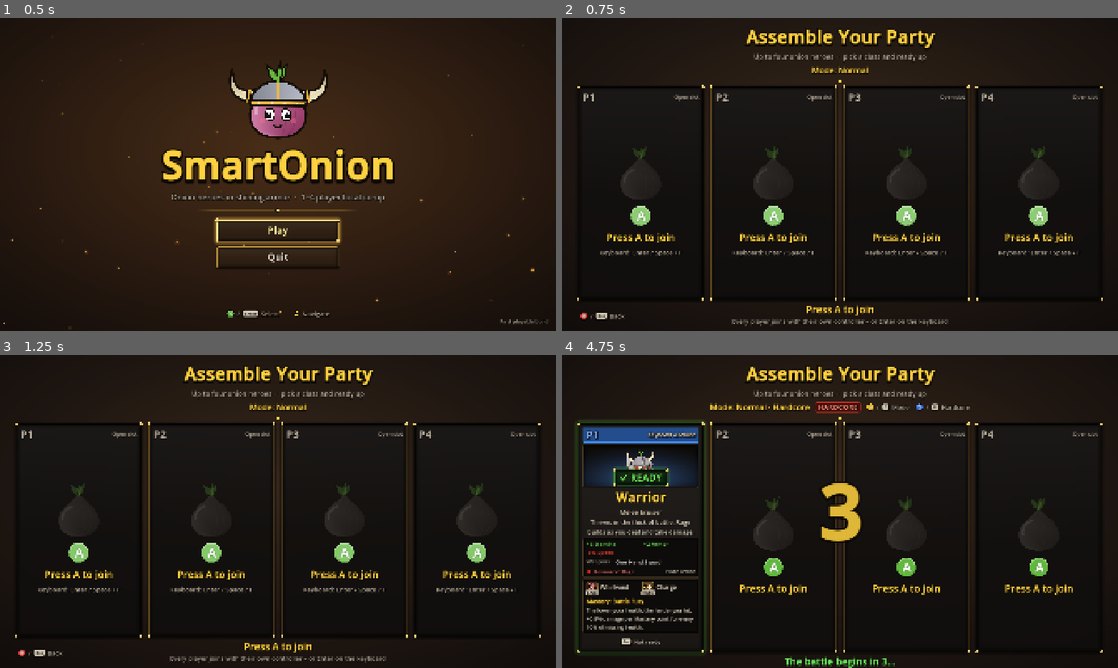
Above: before the commit, frames 1-4 (two rows, left to right).
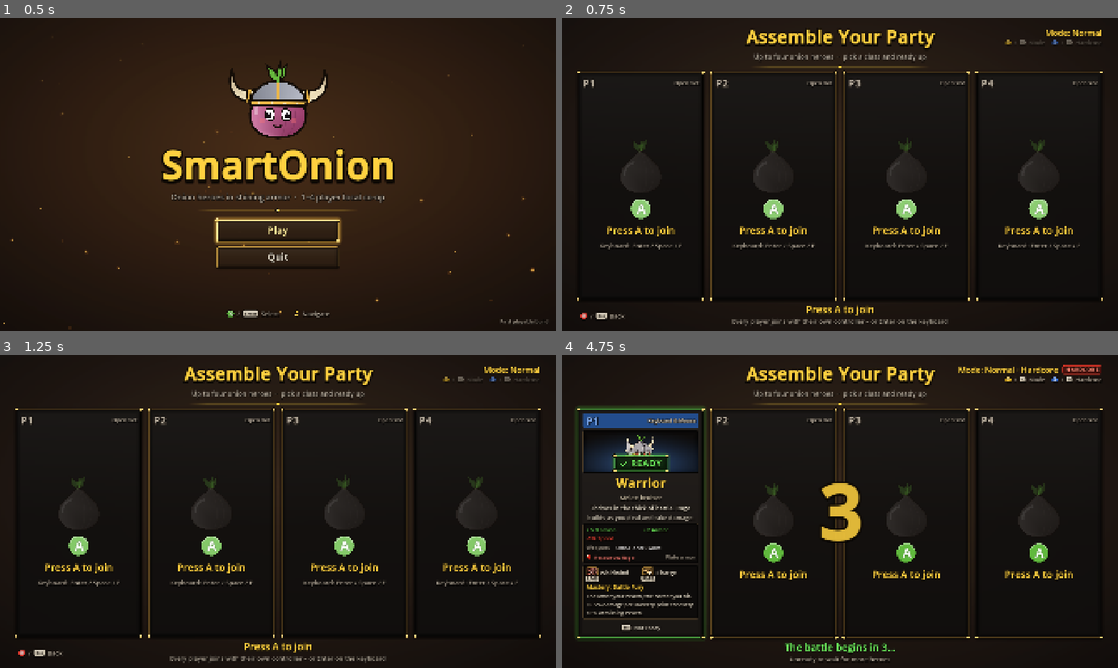
Above: after the commit, the same moments.

Repository: Elowy/smartonion
Game: Godot game, scene res://scenes/main/main.tscn
Two runs of this game, one before a commit and one after it. Both use one fixed random seed, a clock stepped at 60 frames per second and the inputs below.
Inputs (mouse positions are in pixels of both pictures, inside the frame that each line leads up to):
- Up to frame 1 (0.5 s): no input
- Up to frame 2 (0.75 s): click "Play" at 0.5 s
- Up to frame 3 (1.25 s): no input
- Up to frame 4 (4.75 s): tap A every 0.75 s from 1.25 to 4.25 s; move the mouse to (962, 495) at 1.27 s; hold Right 1.28-2 s; tap Space at 1.35 s; click (962, 495) at 1.42 s; tap Enter (ui_accept) at 1.52, 1.82, 4.52 s; drag from (728, 527) to (812, 574) at 2.02 s; move the mouse to (895, 442) at 2.77 s; hold Right 2.78-3.5 s; tap F at 2.85 s; click (895, 442) at 2.92 s; drag from (812, 574) to (673, 464) at 3.52 s; move the mouse to (1006, 558) at 4.27 s; hold Left from 4.28 s (still down); tap R at 4.35 s; click (1006, 558) at 4.42 s

Frame 1 is identical in both runs. In frame 2, 5.1% of the frame differs, in the area x 2-98%, y 3-76%; in frame 3, 5.1%; in frame 4, 13%, in the area x 2-98%, y 3-100%.

Commit message:
M6b MODES: the lobby's mode select sits at the right end of the title row (no extra height), wider party column on the board
Co-Authored-By: Claude Opus 5.5 <noreply@anthropic.com>
Claude-Session: https://claude.ai/code/session_01N5df4hKuxXpYDQ7RPCfU8h

Diff:
--- a/scenes/ui/leaderboard_page.gd
+++ b/scenes/ui/leaderboard_page.gd
@@ -11,7 +11,7 @@
 const ROW_HEIGHT := 31.0
 const ROW_GAP := 3
 ## Widths of the columns: rank, result, time, party (0 = takes the rest), date, "This run".
-const COLUMN_WIDTHS: Array[float] = [60.0, 230.0, 110.0, 0.0, 140.0, 120.0]
+const COLUMN_WIDTHS: Array[float] = [60.0, 190.0, 90.0, 0.0, 130.0, 100.0]
 const HEADERS: Array[String] = ["#", "Result", "Time", "Party", "Date", ""]
 const HIGHLIGHT_FILL := Color(0.5, 0.36, 0.08, 0.5)
 const HIGHLIGHT_BORDER := Color(0.95, 0.78, 0.3)
--- a/scenes/ui/lobby.gd
+++ b/scenes/ui/lobby.gd
@@ -27,6 +27,8 @@
 signal mode_changed(mode: StringName, hardcore: bool)
 
 const COUNTDOWN_TIME := 3.0
+## The mode key prompts' opacity while nobody has joined (nobody can use them yet).
+const MODE_PROMPTS_IDLE_ALPHA := 0.4
 
 ## The run mode (RunState.MODES) and the hardcore flag the next run will use.
 var run_mode: StringName = RunState.MODE_NORMAL
@@ -137,11 +139,19 @@
 	var col := UiTheme.vbox(10)
 	margin.add_child(col)
 
+	# The title stays in the middle; the mode select sits at the right end of the same row (it costs no height).
+	var head := UiTheme.hbox(20)
+	head.name = "Head"
+	col.add_child(head)
+	var head_left := Control.new()
+	head_left.mouse_filter = Control.MOUSE_FILTER_IGNORE
+	head_left.size_flags_horizontal = Control.SIZE_EXPAND_FILL
+	head.add_child(head_left)
 	var title := UiTheme.centered_label("Assemble Your Party", UiTheme.TITLE, 60)
-	col.add_child(title)
+	head.add_child(title)
+	head.add_child(_build_mode_block())
 	var subtitle := UiTheme.centered_label("Up to four onion heroes  ·  pick a class and ready up", UiTheme.DIM, UiTheme.FONT_BODY + 2)
 	col.add_child(subtitle)
-	col.add_child(_build_mode_row())
 	col.add_child(UiTheme.divider(620))
 
 	var row := UiTheme.hbox(26)
@@ -176,26 +186,33 @@
 	add_child(_countdown_label)
 
 
-## The mode header under the subtitle: "Mode: Endless · Hardcore", the HARDCORE badge and (once somebody has
-## joined) the prompts of the two keys.
-func _build_mode_row() -> Control:
-	var row := UiTheme.hbox(18)
+## The mode header at the right end of the title row: "Mode: Endless · Hardcore" with the HARDCORE badge,
+## and under it (once somebody has joined) the prompts of the two keys. It takes the row's free right half
+## (the left one is an empty twin, so the title stays centred).
+func _build_mode_block() -> Control:
+	var box := UiTheme.vbox(0)
+	box.name = "ModeBlock"
+	box.size_flags_horizontal = Control.SIZE_EXPAND_FILL
+	box.alignment = BoxContainer.ALIGNMENT_CENTER
+	var row := UiTheme.hbox(14)
 	row.name = "ModeRow"
-	row.alignment = BoxContainer.ALIGNMENT_CENTER
+	row.size_flags_horizontal = Control.SIZE_SHRINK_END
+	box.add_child(row)
 	mode_label = UiTheme.centered_label(mode_text(), UiTheme.GOLD_LABEL, UiTheme.FONT_LARGE)
 	mode_label.name = "ModeLabel"
 	row.add_child(mode_label)
-	hardcore_badge = HardcoreBadge.create(UiTheme.FONT_BODY)
+	hardcore_badge = HardcoreBadge.create(UiTheme.FONT_SMALL)
 	hardcore_badge.visible = hardcore
 	row.add_child(hardcore_badge)
 	_mode_prompts = UiTheme.prompt_row([
-		[UiGlyph.pad(PlayerInput.Pad.Y, 28.0), "/", UiGlyph.key("C", 28.0), "Mode"],
-		[UiGlyph.pad(PlayerInput.Pad.X, 28.0), "/", UiGlyph.key("R", 28.0), "Hardcore"],
-	], UiTheme.FONT_BODY, UiTheme.TEXT_DIM)
+		[UiGlyph.pad(PlayerInput.Pad.Y, 26.0), "/", UiGlyph.key("C", 26.0), "Mode"],
+		[UiGlyph.pad(PlayerInput.Pad.X, 26.0), "/", UiGlyph.key("R", 26.0), "Hardcore"],
+	], UiTheme.FONT_SMALL + 2, UiTheme.TEXT_DIM)
 	_mode_prompts.name = "ModePrompts"
-	_mode_prompts.visible = false
-	row.add_child(_mode_prompts)
-	return row
+	_mode_prompts.size_flags_horizontal = Control.SIZE_SHRINK_END
+	_mode_prompts.modulate.a = MODE_PROMPTS_IDLE_ALPHA
+	box.add_child(_mode_prompts)
+	return box
 
 
 # --- Lifecycle -------------------------------------------------------------------------
@@ -312,7 +329,8 @@
 	for i in cards.size():
 		cards[i].update_from(PlayerManager.get_slot(i), keyboard_free)
 	var slots := PlayerManager.get_slots()
-	_mode_prompts.visible = not slots.is_empty()  # only a joined player can change the mode
+	# Only a joined player can change the mode: the key prompts light up with the first one.
+	_mode_prompts.modulate.a = 1.0 if not slots.is_empty() else MODE_PROMPTS_IDLE_ALPHA
 	var ready_count := 0
 	for s in slots:
 		if s.ready:
--- a/tests/test_m6b_modes.gd
+++ b/tests/test_m6b_modes.gd
@@ -381,13 +381,14 @@
 	check_eq(lobby.run_mode, RunState.MODE_NORMAL, "the first one cycles on")
 
 
-func test_the_mode_keys_are_only_for_players_and_the_prompts_wait_for_the_first_one() -> void:
+func test_the_mode_key_prompts_light_up_with_the_first_player() -> void:
 	var lobby := _lobby()
 	UiFakes.step(lobby)
-	check(not lobby._mode_prompts.visible, "no key prompts while nobody has joined")
+	check_near(lobby._mode_prompts.modulate.a, Lobby.MODE_PROMPTS_IDLE_ALPHA, 0.001, "dimmed while nobody has joined")
+	check(lobby._mode_prompts.visible, "but there, so the header never changes height")
 	_human("pad:a")
 	UiFakes.step(lobby)
-	check(lobby._mode_prompts.visible, "the prompts show once somebody has joined")
+	check_near(lobby._mode_prompts.modulate.a, 1.0, 0.001, "lit once somebody has joined")
 	check_eq(lobby.mode_label.text, "Mode: Normal", "the header is there from the start")
 
 
